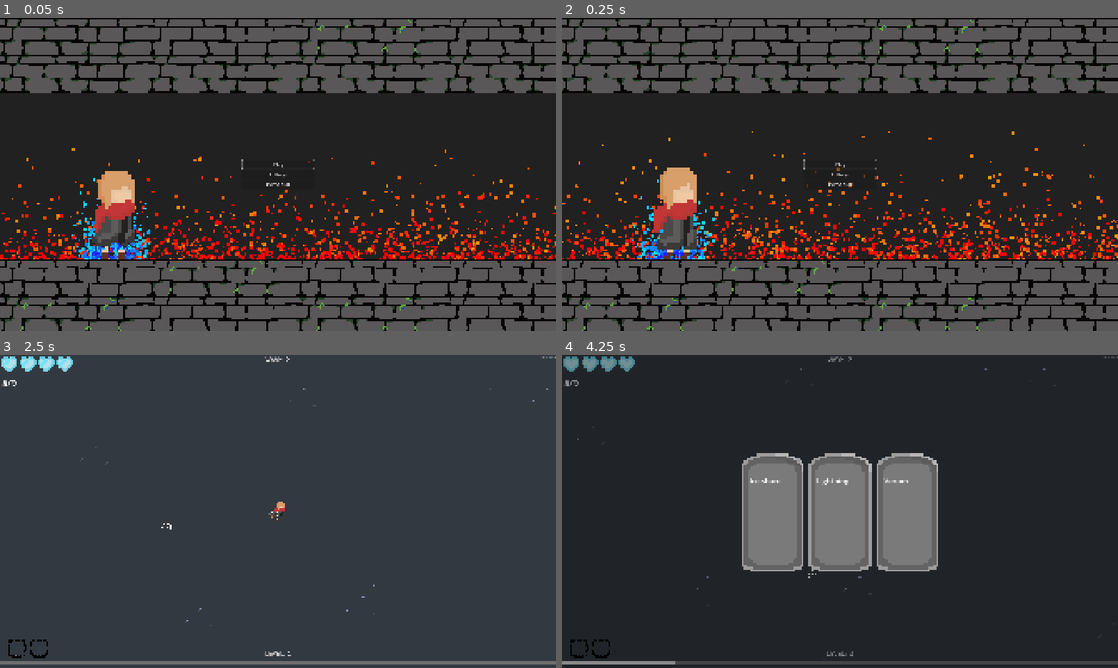
Above: before the commit, frames 1-4 (two rows, left to right).
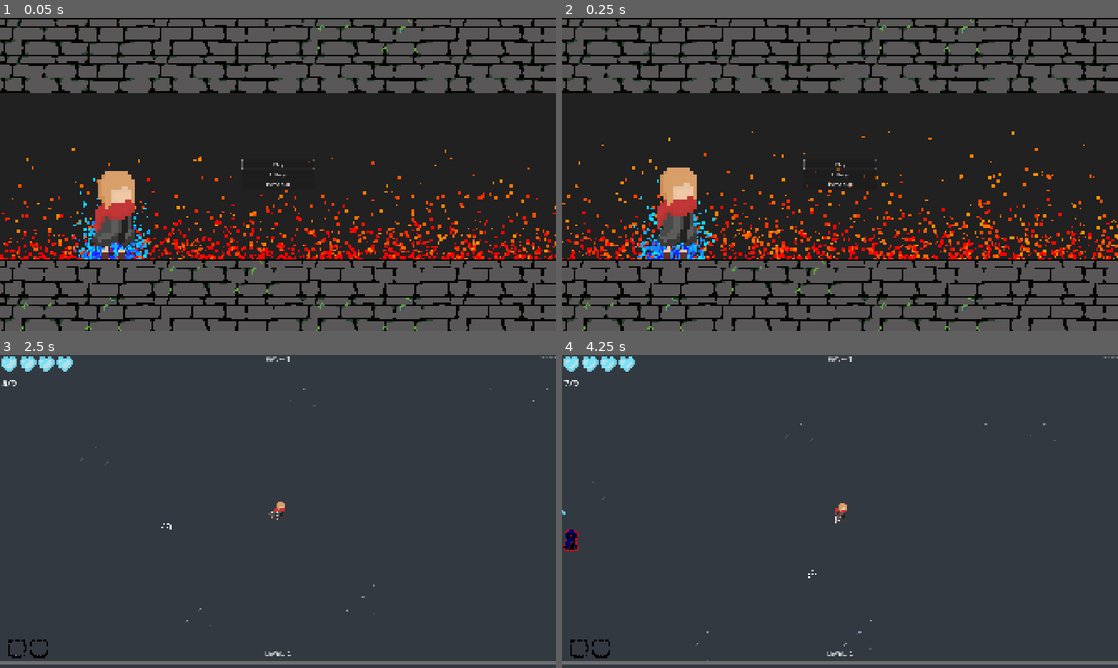
Above: after the commit, the same moments.

Repository: JordanBonfim/Mana-and-Bullets
Game: Godot game, scene res://title_screen/title_screen.tscn
The game is run twice, just before and just after one commit, with the same random seed, the same clock (stepped at 60 frames per second) and the same inputs. Sound files missing from this copy of the repository are replaced by a short silence.
Inputs (mouse positions are in pixels of both pictures, inside the frame that each line leads up to):
- Up to frame 1 (0.05 s): no input
- Up to frame 2 (0.25 s): no input
- Up to frame 3 (2.5 s): click "Play" at 0.5 s; tap Enter at 1.25 s; move the mouse to (400, 495) at 1.27 s; hold Right (ui_right) 1.28-2.03 s; hold Ctrl 1.28-2.03 s; click (400, 495) at 1.42 s; tap Shift at 1.55, 2.1 s; tap Space at 2 s; move the mouse to (166, 527) at 2.02 s; hold Down (ui_down) from 2.03 s (still down); tap 9 at 2.3 s
- Up to frame 4 (4.25 s): move the mouse to (895, 442) at 2.77 s; release Down (ui_down) at 2.78 s; hold Right (ui_right) 2.78-3.53 s; tap 9 at 2.85 s; tap E at 3.05, 3.6 s; tap Enter at 3.5 s; move the mouse to (812, 574) at 3.52 s; hold Up (ui_up) from 3.53 s (still down); click (812, 574) at 3.67 s; tap F at 3.8 s

Frame 1 is identical in both runs. In frame 2, 0.5% of the frame differs, in the area x 16-25%, y 52-76%; in frame 3, less than 0.1%; in frame 4, 14%, in the area x 0-100%, y 0-99%.

Commit message:
correct typo and commented cheatcodes lines

Diff:
--- a/player/player.gd
+++ b/player/player.gd
@@ -94,33 +94,36 @@
 			Messages.game_paused.emit()
 			get_tree().paused = true
 
-		# Controles de teste de HP e SPEED nas teclas - e +:
+
+		## PARA DEBUG APENAS
+		## RETIRAR PARA EXPORTAR
+		## Controles de teste de HP e SPEED nas teclas - e +:
 		# Ctrl + tecla = altera SPEED | Shift + tecla = altera max_hp | Tecla pura = altera hp
-		elif event.keycode == KEY_MINUS or event.keycode == KEY_KP_SUBTRACT:
-			if Input.is_key_pressed(KEY_CTRL):
-				SPEED = max(0.0, SPEED - speed_step)
-				print("SPEED TESTE:", SPEED)
-			elif Input.is_key_pressed(KEY_SHIFT):
-				max_hp -= 10
-			else:
-				print("LIFE:", hp)
-				hp -= 2
-		elif event.keycode == KEY_EQUAL or event.keycode == KEY_KP_ADD:
-			if Input.is_key_pressed(KEY_CTRL):
-				SPEED += speed_step
-				print("SPEED TESTE:", SPEED)
-			elif Input.is_key_pressed(KEY_SHIFT):
-				max_hp += 10
-			else:
-				print("LIFE:", hp)
-				hp += 2
-
-		elif event.keycode == KEY_9:
-			Messages.increase_wave.emit(1)
-		elif event.keycode == KEY_E:
-			add_xp(10)
-		elif event.keycode == KEY_F:
-			add_xp(100)
+		#elif event.keycode == KEY_MINUS or event.keycode == KEY_KP_SUBTRACT:
+			#if Input.is_key_pressed(KEY_CTRL):
+				#SPEED = max(0.0, SPEED - speed_step)
+				#print("SPEED TESTE:", SPEED)
+			#elif Input.is_key_pressed(KEY_SHIFT):
+				#max_hp -= 10
+			#else:
+				#print("LIFE:", hp)
+				#hp -= 2
+		#elif event.keycode == KEY_EQUAL or event.keycode == KEY_KP_ADD:
+			#if Input.is_key_pressed(KEY_CTRL):
+				#SPEED += speed_step
+				#print("SPEED TESTE:", SPEED)
+			#elif Input.is_key_pressed(KEY_SHIFT):
+				#max_hp += 10
+			#else:
+				#print("LIFE:", hp)
+				#hp += 2
+				#
+		#elif event.keycode == KEY_9:
+			#Messages.increase_wave.emit(1)
+		#elif event.keycode == KEY_E:
+			#add_xp(5)
+		#elif event.keycode == KEY_F:
+			#add_xp(100)
 
 
 func _physics_process(_delta: float) -> void:
--- a/title_screen/title_screen.tscn
+++ b/title_screen/title_screen.tscn
@@ -245,7 +245,7 @@
 scale = Vector2(11.650002, 11.650002)
 sprite_frames = SubResource("SpriteFrames_bhunq")
 autoplay = "default"
-frame_progress = 0.27698696
+frame_progress = 0.19326197
 
 [node name="TileMapLayer" type="TileMapLayer" parent="Control" unique_id=1358033021]
 texture_filter = 1
--- a/upgrades_screen/upgrades.gd
+++ b/upgrades_screen/upgrades.gd
@@ -12,7 +12,7 @@
 const upgrades : Array[String] = [
 	"+1 Piercing shot",
 	"5% more fire-rate",
-	"10% damage increse",
+	"10% damage increase",
 	"+1 projectiles"
 	]
 var upgrades_selected : Array[int] = []
